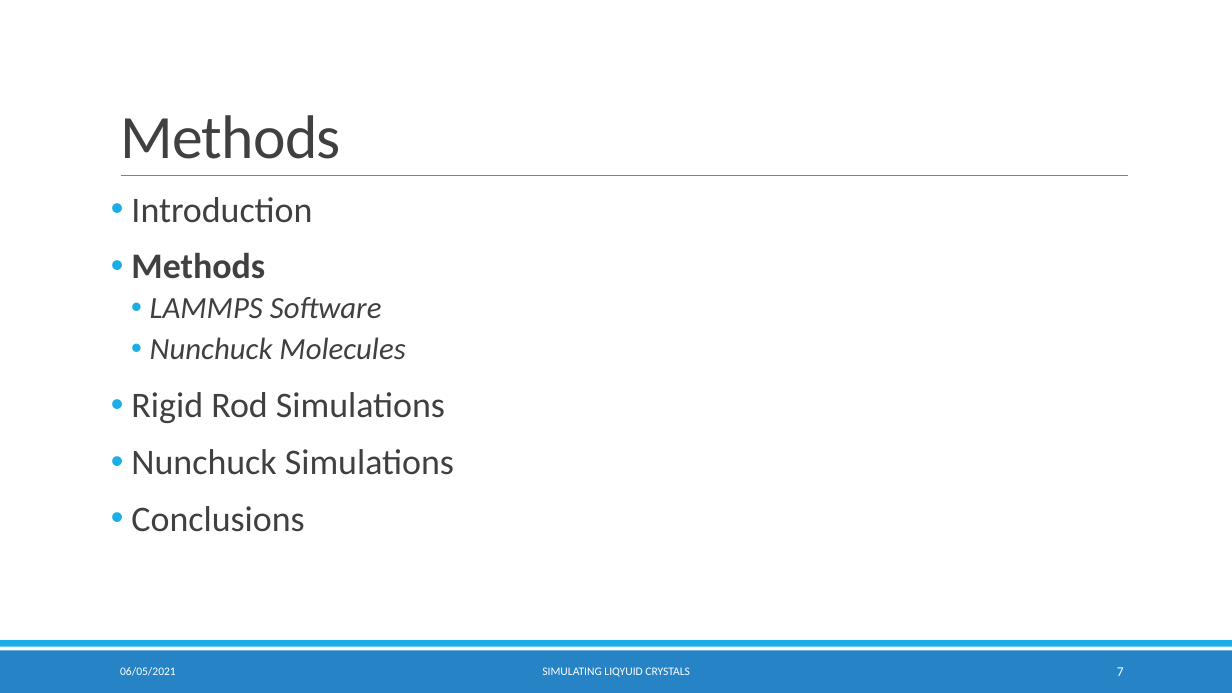
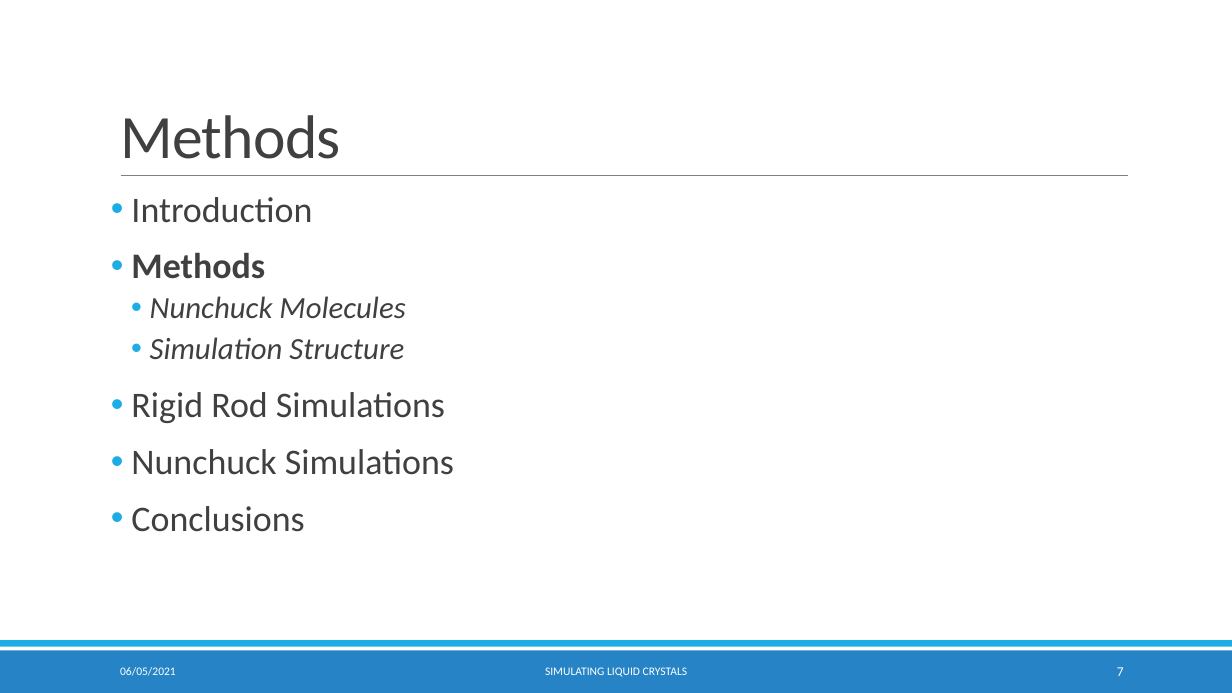
Before and after one commit to KCGallagher/LC_Project, a slide deck: slide 7 of Report/Presentation/Simulating Liquid Crystals.pptx. Drawn at 1232x693 pixels with LibreOffice and Linux fonts; fonts in the diff are those of the drawing; background and template pictures are left out. Boxes give left, top, right and bottom in pixels: in the first picture for what was removed or moved away, otherwise in the second. Text is boxed around its words. In the diff, an @@ line names an element or a change of style, - is before the commit and + after.

```diff
--- a/Report/Presentation/Simulating Liquid Crystals.pptx
+++ b/Report/Presentation/Simulating Liquid Crystals.pptx
@@ text at bbox=[150, 297, 382, 318]: paragraph removed @@
-  • LAMMPS Software
@@ text at bbox=[150, 337, 404, 359]: paragraph added @@
+  • Simulation Structure
@@ text at bbox=[545, 667, 688, 677]: text changed @@
-SIMULATING LIQYUID CRYSTALS
+SIMULATING LIQUID CRYSTALS
```
Also in this commit, not shown: 9 other slides changed, 4 slides added, 6 other files.
